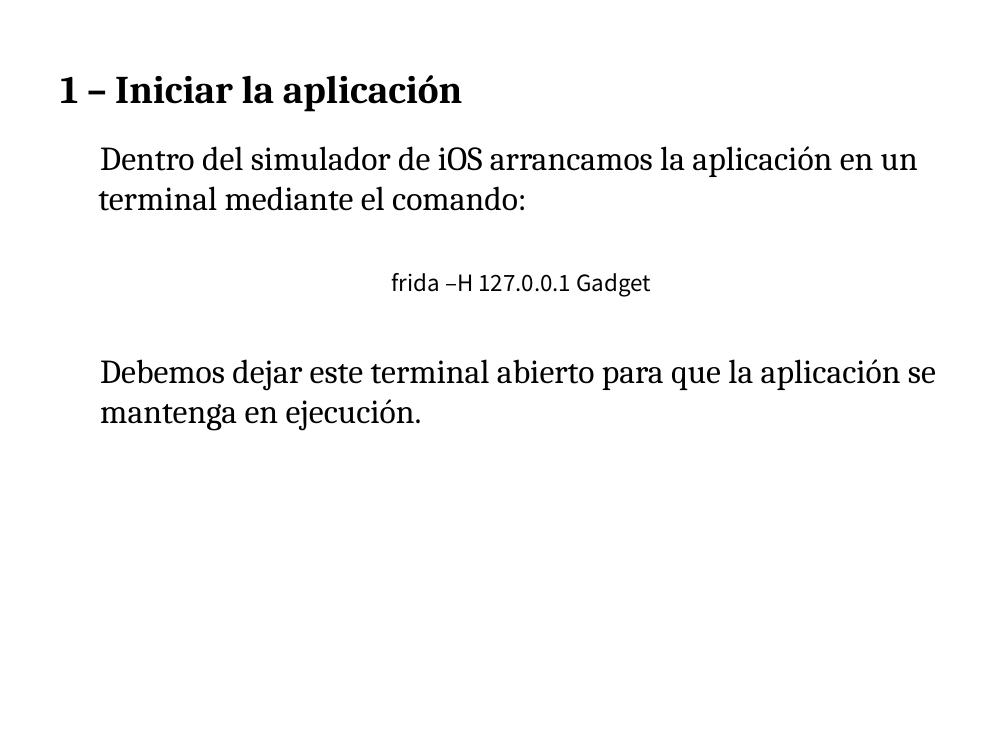
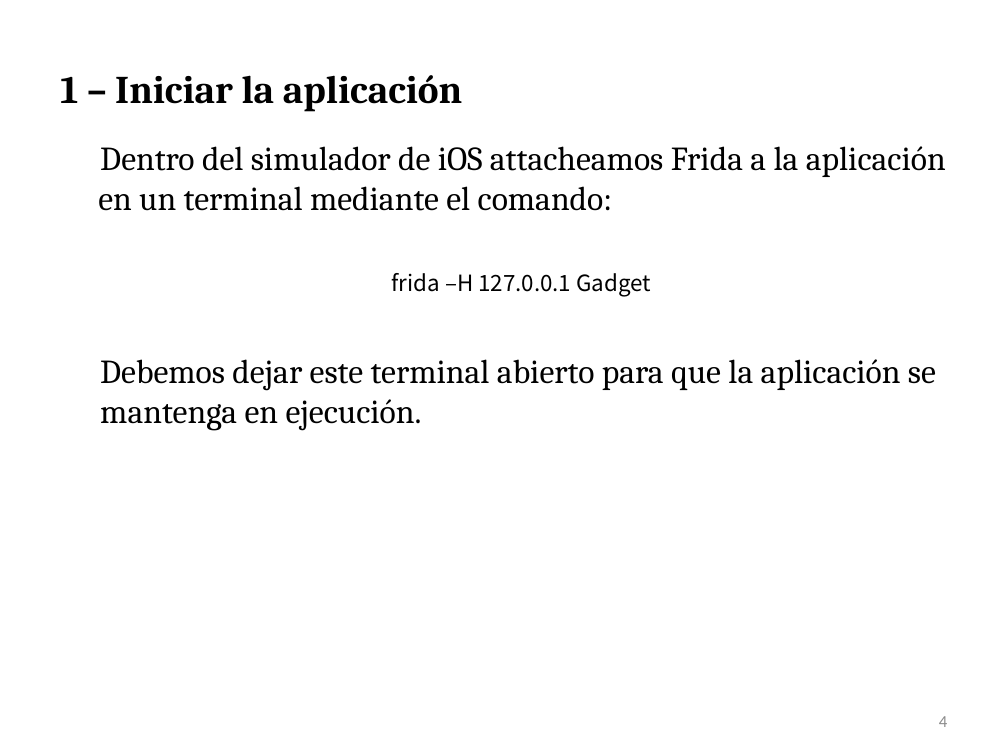
Before and after one commit to press1key/Sistemas-Ubicuos, a slide deck: slide 4 of Cybersecurity Management UPC - Sistemas Ubicuos iOS.pptx. Drawn at 1008x756 pixels with LibreOffice and Linux fonts; fonts in the diff are those of the drawing. Boxes give left, top, right and bottom in pixels: in the first picture for what was removed or moved away, otherwise in the second. Text is boxed around its words. In the diff, an @@ line names an element or a change of style, - is before the commit and + after.

```diff
--- a/Cybersecurity Management UPC - Sistemas Ubicuos iOS.pptx
+++ b/Cybersecurity Management UPC - Sistemas Ubicuos iOS.pptx
@@ text at (98, 146, 946, 211): text changed @@
-Dentro del simulador de iOS arrancamos la aplicación en un terminal mediante el comando:
+Dentro del simulador de iOS attacheamos Frida a la aplicación en un terminal mediante el comando:
@@ page number added at (939, 716, 947, 727), 12 pt, text #8C8C8C @@
+4
```
Also in this commit, not shown: 15 other slides changed, 6 slides added.
